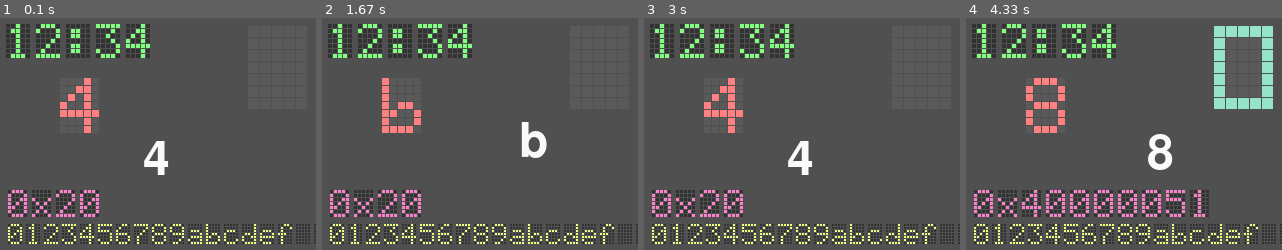
Above: before the commit, frames 1-4 (left to right).
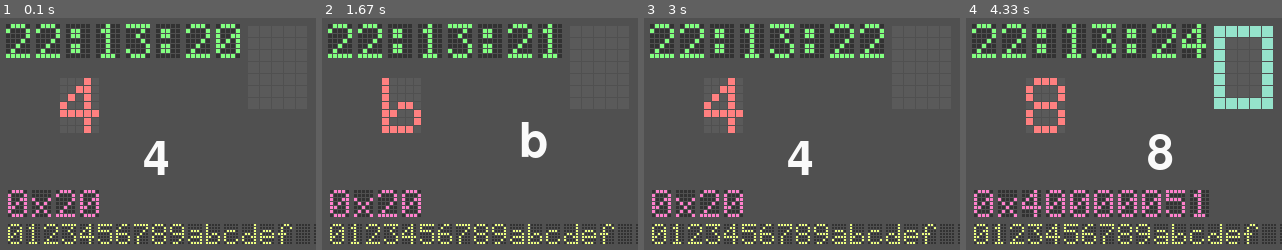
Above: after the commit, the same moments.

Repository: yghskw1103/pygame_mcpi_LCD_7seg
Game: pygame game, started from demo_LCD_font_PG.py
Same seed, same stepped clock (60 frames per second), same inputs: the game is played once before the commit and once after it.
Inputs:
- Up to frame 1 (0.1 s): no input
- Up to frame 2 (1.67 s): hold Right 0.33-0.8 s; hold Up 0.83-1.13 s; hold Right 1.17-1.63 s
- Up to frame 3 (3 s): hold Left 1.67-2.2 s; hold Down 2.23-2.53 s; hold Left 2.57-2.97 s
- Up to frame 4 (4.33 s): hold Up 3-3.37 s; hold Right 3.4-4.03 s; hold Down from 4.07 s (still down)

The runs differ from the first frame. In frame 1, 3.3% of the frame differs, in the area x 1-76%, y 2-18%; in frame 2, 3.3%; in frame 3, 3.3%; in frame 4, 3.3%.

Commit message:
時分秒

Diff:
--- a/demo_LCD_font_PG.py
+++ b/demo_LCD_font_PG.py
@@ -16,13 +16,13 @@
 
 import colorsys  # colorsys.hsv_to_rgb()
 import os        # os.path.dirname(), os.path.join()
+from datetime import datetime
 
 import pygame
 import pygame.freetype
 from pygame.locals import Rect
 
 from lcdfontdisp import LcdFontDisplay
-
 
 # ルートからアプリのディレクトリ（このファイル自身が居る）までのpathを取得
 APP_DIR = os.path.dirname(__file__)
@@ -187,6 +187,8 @@
 
         screen.fill(GRAY)
 
+        dt_now = datetime.now()
+
         disp_one_character(pos_x, pos_y)
         # sample display
         lcd2.update_message("0123456789abcdef 12:34")
@@ -195,7 +197,7 @@
         # show ASCII code of the key pressed
         lcd4.update_message(hex(key_code))
         # clock style display
-        lcd_time.update_message("12:34")
+        lcd_time.update_message(str(dt_now.hour) + ':' + str(dt_now.minute) + ':' + str(dt_now.second))
 
         pygame.display.update()
         clock.tick(60)
